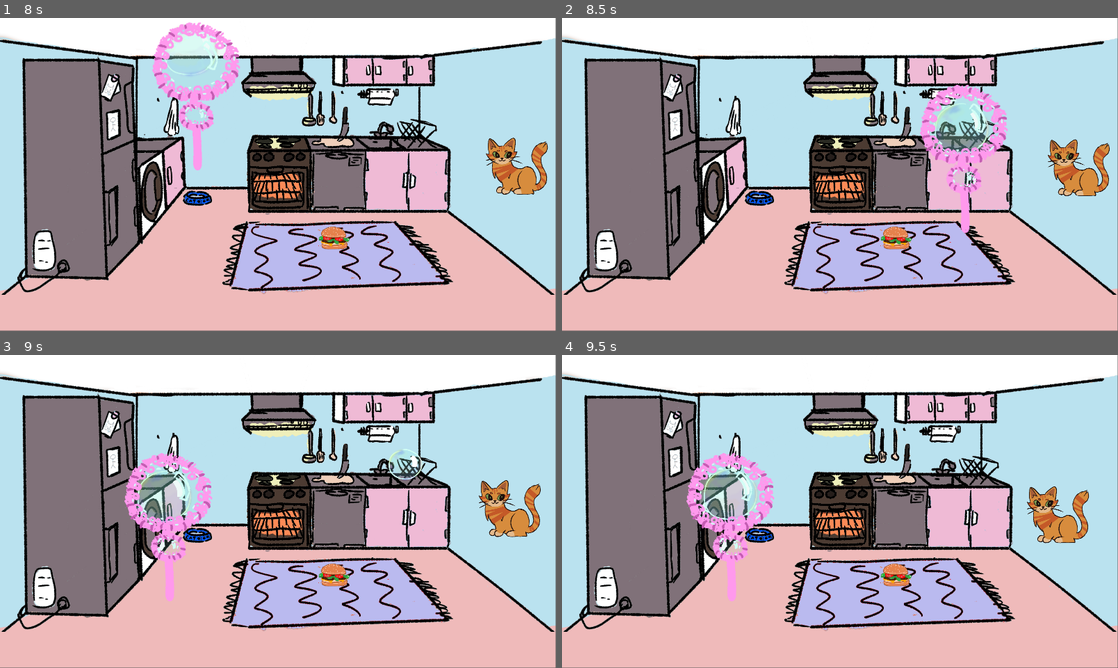
Above: before the commit, frames 1-4 (two rows, left to right).
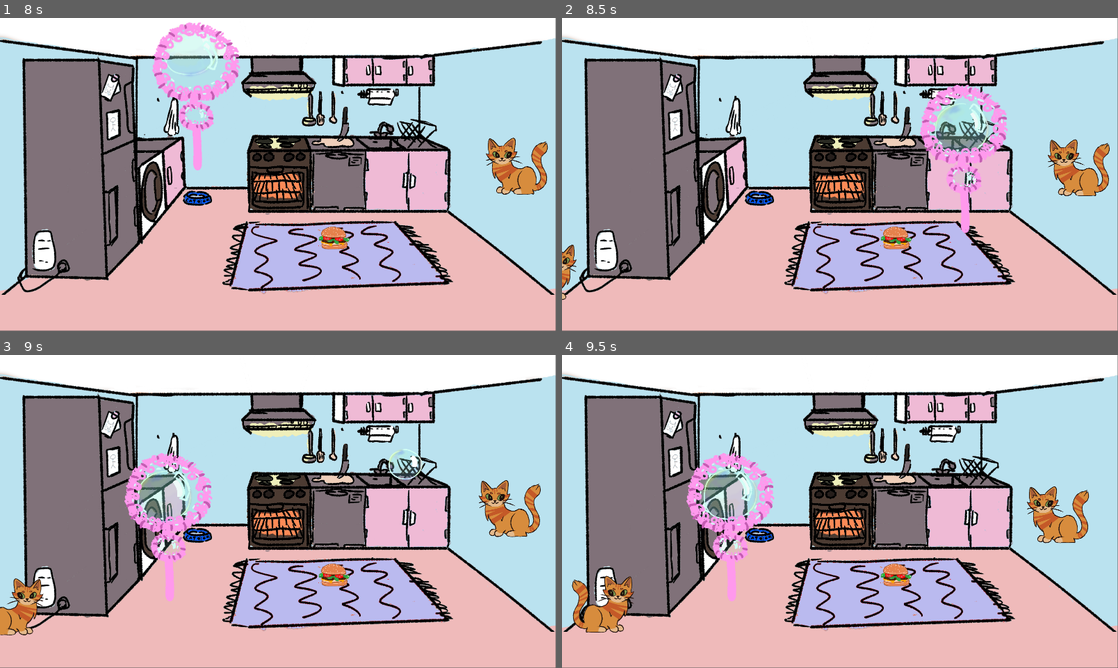
Above: after the commit, the same moments.

Repository: LuckyDiamond2/GGJ2025-Snack-attack-Bubble-Trouble
Game: Godot game, scene res://scenes/title_screen.tscn
The game is run twice, just before and just after one commit, with the same random seed, the same clock (stepped at 60 frames per second) and the same inputs.
Inputs (mouse positions are in pixels of both pictures, inside the frame that each line leads up to):
- Up to frame 1 (8 s): click (300, 246) at 0.5 s; move the mouse to (400, 158) at 1.27 s; click (400, 158) at 1.42 s; move the mouse to (166, 190) at 2.02 s; click (166, 190) at 2.17 s; move the mouse to (333, 105) at 2.77 s; click (333, 105) at 2.92 s; move the mouse to (250, 237) at 3.52 s; click (250, 237) at 3.67 s; click "again" at 4.25 s; move the mouse to (444, 221) at 5.02 s; click (444, 221) at 5.17 s; move the mouse to (111, 127) at 5.77 s; click (111, 127) at 5.92 s; move the mouse to (305, 174) at 6.52 s; click (305, 174) at 6.67 s; move the mouse to (194, 96) at 7.27 s; click (194, 96) at 7.42 s
- Up to frame 2 (8.5 s): move the mouse to (962, 158) at 8.02 s; click (962, 158) at 8.17 s
- Up to frame 3 (9 s): move the mouse to (166, 527) at 8.77 s; click (166, 527) at 8.92 s
- Up to frame 4 (9.5 s): no input

Frame 1 is identical in both runs. In frame 2, 0.2% of the frame differs, in the area x 0-3%, y 72-91%; in frame 3, 0.9%; in frame 4, 1.3%, in the area x 1-13%, y 70-89%.
Error before the commit: Invalid access to property or key 'on_bubble_pop' on a base object of type 'null instance'. (res://scripts/bubble.gd:47)

Commit message:
add win and lose detection

Diff:
--- a/scenes/cats/cat.gd
+++ b/scenes/cats/cat.gd
@@ -1,4 +1,4 @@
-extends RigidBody2D
+class_name Cat extends RigidBody2D
 
 @export var ACCELERATION = 100
 @export var MAX_SPEED = 200
@@ -18,6 +18,7 @@
 }
 
 var state = CHASE
+var lifeCount: int = 2 # TODO: change to 9 after testing
 
 func seek_Food():
 	if foodDetectionZone2.can_see_food():
@@ -33,10 +34,8 @@
 	get_parent().on_bubble_pop.connect(_on_bubble_pop)
 	food = get_node("/root/GameScreen/Hamburger")
 
-
 # Called every frame. 'delta' is the elapsed time since the previous frame.
 func _process(delta: float) -> void:
-
 	match state:
 		IDLE:
 			velocity = Vector2.ZERO
@@ -59,8 +58,13 @@
 func _on_bubble_pop(position: Vector2):
 	if position.distance_to(self.position) < BUBBLE_HIT_DISTANCE:
 		if food:
+			lifeCount -= 1
+			print("cat now has ", lifeCount, " left")
 			var direction = (food.position - position).normalized()
 			velocity = velocity.move_toward(-direction * MAX_SPEED, 5000)
+
+	if lifeCount <= 0:
+		get_parent().on_cat_despawn.emit(self)
 	#print("distance: ", position.distance_to(self.position))
 
 	#if food and position.distance_to(food.position) > 10:
--- a/scenes/game_screen.tscn
+++ b/scenes/game_screen.tscn
@@ -34,6 +34,9 @@
 [node name="Cat" parent="." instance=ExtResource("8_8c6ri")]
 position = Vector2(1751, 481)
 
+[node name="Cat2" parent="." instance=ExtResource("8_8c6ri")]
+position = Vector2(-681, 927)
+
 [node name="Bubbles" type="Node" parent="."]
 
 [node name="TBubbleWand" parent="." instance=ExtResource("4_fvn4u")]
--- a/scripts/bubble.gd
+++ b/scripts/bubble.gd
@@ -44,5 +44,11 @@
 
 func _notification(what: int):
 	if what == NOTIFICATION_PREDELETE:  # Called when node is being deleted/freed
-		get_parent().get_parent().on_bubble_pop.emit(anim.position)
+		var bubbles = get_parent()
+		if (bubbles == null):
+			return
+		var gameScreen = bubbles.get_parent()
+		if (gameScreen == null):
+			return
+		gameScreen.on_bubble_pop.emit(anim.position)
 		play_pop_sound()
--- /dev/null
+++ b/scripts/cat_manager.gd
@@ -0,0 +1,20 @@
+class_name CatManager extends Node
+
+var cats = []
+
+# Called when the node enters the scene tree for the first time.
+func _ready() -> void:
+	pass # Replace with function body.
+
+# Called every frame. 'delta' is the elapsed time since the previous frame.
+func _process(delta: float) -> void:
+	pass
+
+func add_cat(cat: Cat):
+	cats.append(cat)
+
+func remove_cat(cat: Cat):
+	cats.erase(cat)
+	cat.queue_free()
+	if cats.is_empty():
+		get_tree().change_scene_to_file("res://scenes/win_screen.tscn")
--- a/scripts/game_screen.gd
+++ b/scripts/game_screen.gd
@@ -1,16 +1,35 @@
 extends Node
 
 signal on_bubble_pop(position: Vector2)
+signal on_cat_despawn(cat: Cat)
 signal on_cat_reaches_food()
+
+var catManager: CatManager
 
 # Called when the node enters the scene tree for the first time.
 func _ready() -> void:
+	catManager = CatManager.new()
+	add_child(catManager)
+	add_cats_to_manager()
 	on_cat_reaches_food.connect(_on_cat_reaches_food)
+	on_cat_despawn.connect(_on_cat_despawn)
 	pass
 
 func _on_cat_reaches_food():
 	get_tree().change_scene_to_file("res://scenes/loose_screen.tscn")
 
+func add_cats_to_manager():
+	var res = []
+	for node in get_children():
+		if node.name.begins_with("Cat"):
+			res.push_back(node)
+	for cat in res:
+		catManager.add_cat(cat)
+
+
+func _on_cat_despawn(cat: Cat):
+	catManager.remove_cat(cat)
+
 # Called every frame. 'delta' is the elapsed time since the previous frame.
 func _process(delta: float) -> void:
 	pass
